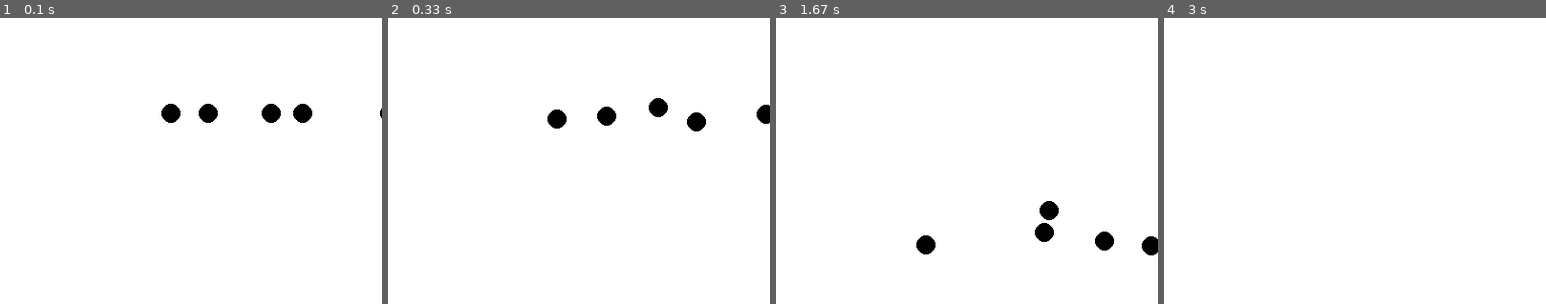
Above: before the commit, frames 1-4 (left to right).
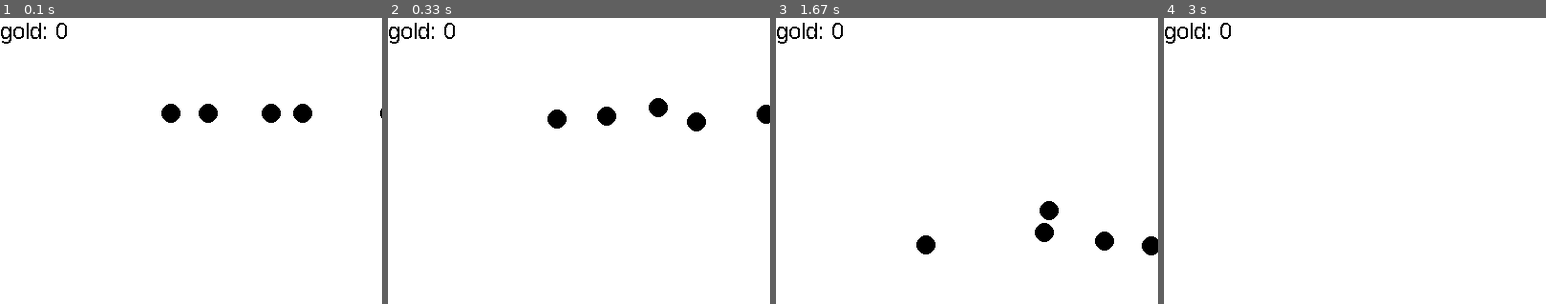
Above: after the commit, the same moments.

Repository: GendalfBlack/GB-PygameGameEngine
Game: pygame game, started from main.py
The game is run twice, just before and just after one commit, with the same random seed, the same clock (stepped at 60 frames per second) and the same inputs.
Inputs:
- Up to frame 1 (0.1 s): no input
- Up to frame 2 (0.33 s): no input
- Up to frame 3 (1.67 s): no input
- Up to frame 4 (3 s): no input
The pictures show only the part of the screen within x 0-50%, y 0-50%; the shares and areas given below are measured in that part.

The runs differ from the first frame. In frame 1, 0.3% of the frame differs, in the area x 0-18%, y 1-9%; in frame 2, 0.3%; in frame 3, 0.3%; in frame 4, 0.3%.

Commit message:
Simple resource for further work with coins, money and stuff. For now can be shown on top of the screen if needed.

Diff:
--- a/Components.py
+++ b/Components.py
@@ -32,12 +32,14 @@
     def update(self, deltaTime=0):
         pass
 
+
 class GraphicComponent(Component):
     def __init__(self, *args, **kargs):
         super(GraphicComponent, self).__init__(*args, **kargs)
 
     def draw(self, screen):
         pass
+
 
 # 2d
 class Transform(BasicComponent):
@@ -105,6 +107,7 @@
         else:
             raise Exception(f"Can not apply force which not a pair of numbers(tuple), or not a Vector2. {type(force)} was given.")
 
+
 class SimpleShape(GraphicComponent):
     def __init__(self, shape="circle"):
         self.shape = shape
--- a/GameEngine.py
+++ b/GameEngine.py
@@ -1,20 +1,8 @@
 import pygame as p
 from GameObject import GameObject
+from Resource import IngameResource
 
 class Game:
-
-    def __init__(self):
-        p.init()
-        self.version = "dev 0.1"
-        self.mainfont = p.font.SysFont("Consolas", 24)
-
-        self.screen = None
-
-        self.frameReference = p.time.Clock()
-        self.update_holder = []
-        self.update_holder.append(self.frameReference.tick)
-        self.draw_holder = []
-        self.ableCustomUpdate = True
 
     @property
     def my_update(self):
@@ -30,7 +18,6 @@
                 raise Exception(f"You already applied custom function to update. Must be only one.")
         else:
             raise Exception(f"Error while trying to add non callable object to update cycle.")
-
 
     @property
     def deltaTime(self):
@@ -70,6 +57,23 @@
         else:
             raise Exception(f'Screen size must be list [width, size] or "WIDTHxHEIGHT" string. {type(screen_size)} was given.')
 
+    def __init__(self):
+        p.init()
+        self.version = "dev 0.1"
+        self.mainfont = p.font.SysFont("Arial", 24)
+
+        self.screen = None
+
+        self.resources = {}
+        self.resources_line = ""
+        self.resources_text = None
+
+        self.frameReference = p.time.Clock()
+        self.update_holder = []
+        self.update_holder.append(self.frameReference.tick)
+        self.draw_holder = []
+        self.ableCustomUpdate = True
+
     def run(self):
         running = True
         while running:
@@ -82,7 +86,16 @@
 
         p.quit()
 
+    def update_resources(self):
+        self.resources_line = ""
+        for res in self.resources:
+            if not self.resources[res].hide:
+                self.resources_line += f"{self.resources[res].name}: {self.resources[res].amount} "
+        self.resources_text = self.mainfont.render(self.resources_line, False, (0, 0, 0))
+
     def _update(self):
+        if self.resources_text is not None:
+            self.screen.blit(self.resources_text, (0, 0))
         for event in self.update_holder:
             event()
         for draw in self.draw_holder:
@@ -90,6 +103,12 @@
 
     def add_new_GameObject(self):
         go = GameObject()
-        self.update_holder.append(lambda : go.update(self.deltaTime))
-        self.draw_holder.append(lambda : go.draw(self.screen))
+        self.update_holder.append(lambda: go.update(self.deltaTime))
+        self.draw_holder.append(lambda: go.draw(self.screen))
         return go
+
+    def add_new_Resource(self, name):
+        r = IngameResource()
+        r.name = name
+        self.resources[name] = r
+        self.update_resources()
--- a/GameObject.py
+++ b/GameObject.py
@@ -38,4 +38,4 @@
         for component in self.components:
             if type(component) is eval(t):
                 return component
-        raise Exception(f"There is no component {t} attachet to this object")
+        raise Exception(f"There is no component {t} attached to this object")
--- /dev/null
+++ b/Resource.py
@@ -0,0 +1,5 @@
+class IngameResource:
+    def __init__(self):
+        self.name = "Default"
+        self.amount = 0
+        self.hide = False
--- a/main.py
+++ b/main.py
@@ -3,6 +3,9 @@
 
 game = GameEngine.Game()
 game.init("800x600")
+
+game.add_new_Resource("gold")
+game.resources["gold"].amount = 1000
 
 for i in range(10):
     obj = game.add_new_GameObject()
